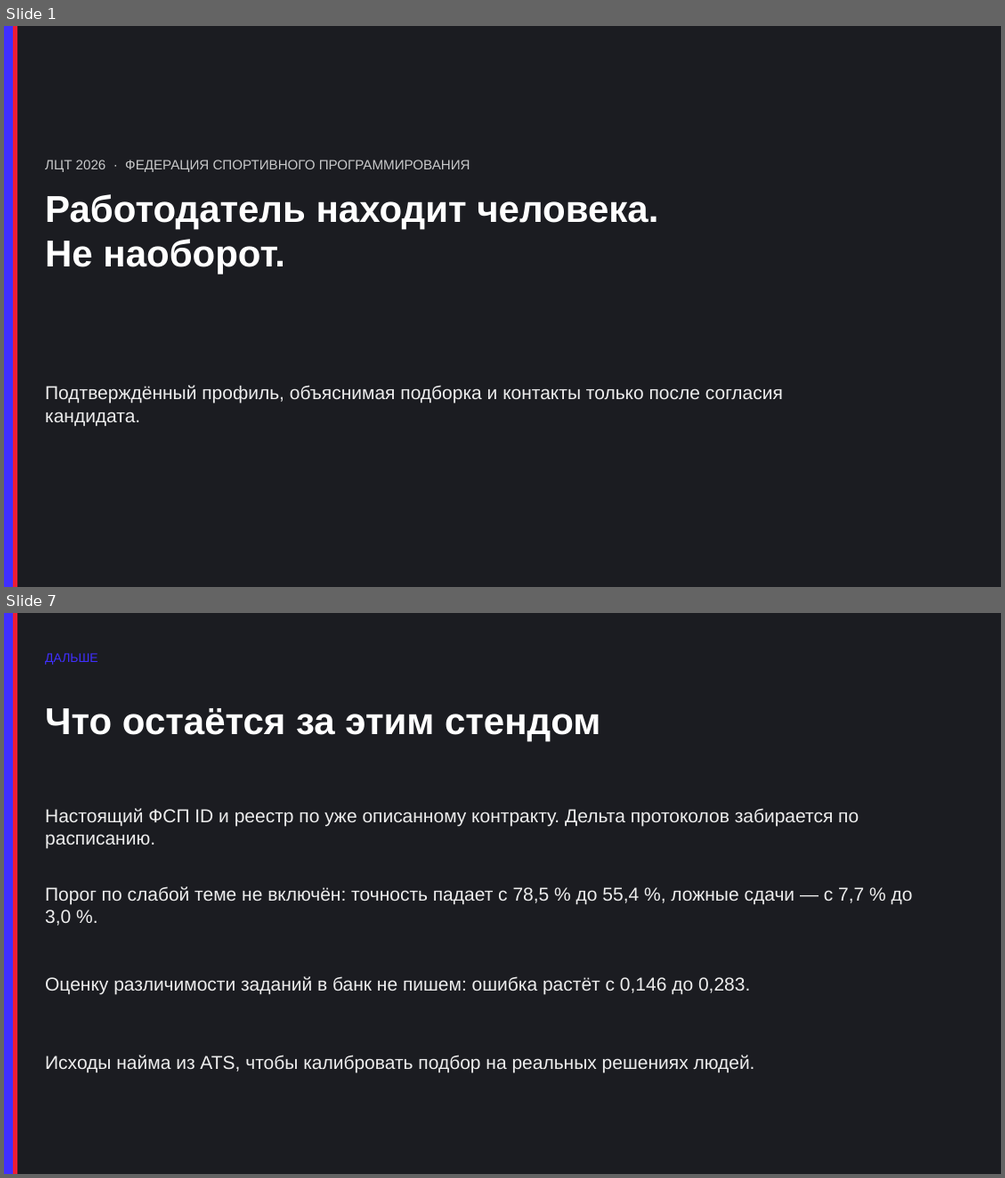
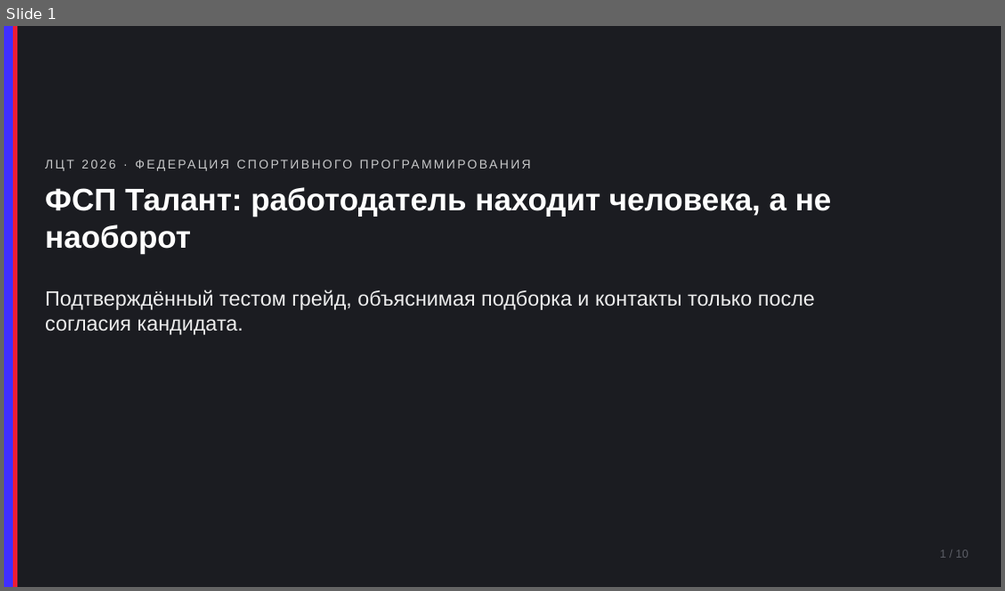
Before and after one commit to KonkovDV/fsp-talent, a slide deck: docs/pitch.pptx. Shown one above the other, each under a label of ours: slides 1 and 7 before the commit, slide 1 after it; the slides between them are not shown. The pictures are 1005x1178 and 1005x591 pixels, drawn with LibreOffice and Linux fonts; fonts in the diff are those of the drawing. Boxes give left, top, right and bottom in pixels: in the first picture for what was removed or moved away, otherwise in the second. Text is boxed around its words. In the diff, an @@ line names an element or a change of style, - is before the commit and + after.

Commit message:
Питч переделан на десять слайдов со скриншотами стенда: HTML, PPTX и PDF собираются из одного источника, у каждой цифры есть команда, а пример оси ФСП закреплён тестом.

```diff
--- a/docs/pitch.pptx
+++ b/docs/pitch.pptx
@@ slide 7 removed at (4, 613, 1001, 1174), background #1B1C21 @@
@@ rectangle removed at (4, 613, 13, 1174) @@
@@ rectangle removed at (13, 613, 17, 1174) @@
@@ text removed at (45, 653, 98, 665) @@
-ДАЛЬШЕ
@@ text removed at (45, 708, 600, 742) @@
-Что остаётся за этим стендом
@@ text removed at (45, 808, 858, 848) @@
-Настоящий ФСП ID и реестр по уже описанному контракту. Дельта протоколов забирается по расписанию.
@@ text removed at (45, 886, 913, 925) @@
-Порог по слабой теме не включён: точность падает с 78,5 % до 55,4 %, ложные сдачи — с 7,7 % до 3,0 %.
@@ text removed at (45, 976, 750, 994) @@
-Оценку различимости заданий в банк не пишем: ошибка растёт с 0,146 до 0,283.
@@ text removed at (45, 1054, 755, 1072) @@
-Исходы найма из ATS, чтобы калибровать подбор на реальных решениях людей.
@@ slide 1 changed as well @@
@@ text "ЛЦТ 2026 · ФЕДЕРАЦИЯ СПОРТИВНОГО ..." at (45, 153, 942, 176): size 13 to 12 pt, letter spacing 0 to 2 pt @@
@@ text at (45, 187, 832, 253): text changed; size 36 to 30 pt @@
-Работодатель находит человека.
-Не наоборот.
+ФСП Талант: работодатель находит человека, а не наоборот
@@ text at (45, 289, 815, 335): text changed; size 18 to 20 pt @@
-Подтверждённый профиль, объяснимая подборка и контакты только после согласия кандидата.
+Подтверждённый тестом грейд, объяснимая подборка и контакты только после согласия кандидата.
@@ text added at (939, 549, 968, 557), 11 pt, text #5C5E66 @@
+1 / 10
```
Also in this commit, not shown: 9 slides added, 5 other slides removed, 9 other files.
